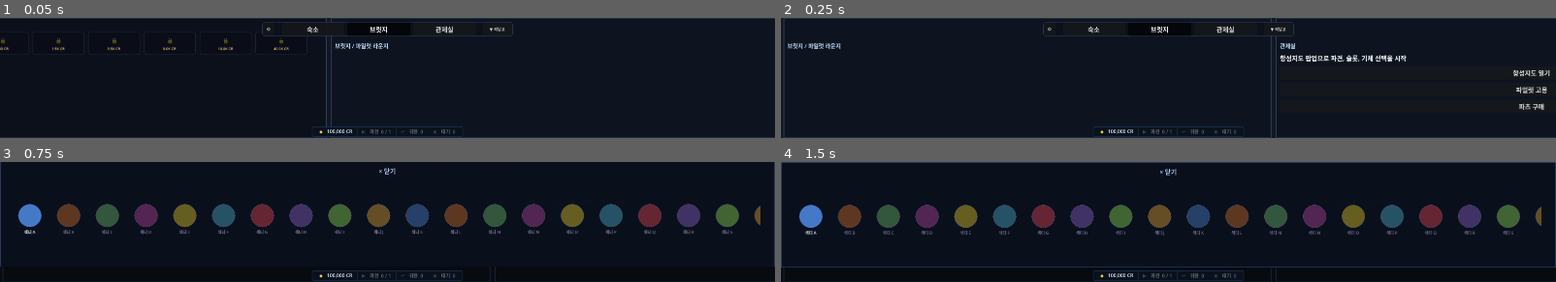
Above: before the commit, frames 1-4 (two rows, left to right).
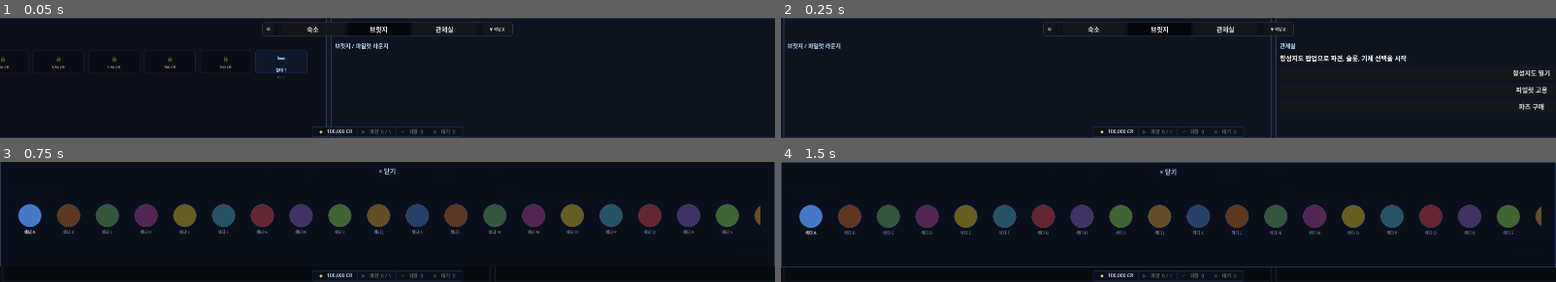
Above: after the commit, the same moments.

Repository: havergooday/dockclicker
Game: Godot game, scene res://scenes/main/main.tscn
The game is run twice, just before and just after one commit, with the same random seed, the same clock (stepped at 60 frames per second) and the same inputs.
Inputs:
- Up to frame 1 (0.05 s): no input
- Up to frame 2 (0.25 s): no input
- Up to frame 3 (0.75 s): click "항성지도 열기" at 0.5 s
- Up to frame 4 (1.5 s): click "파일럿 고용" at 1.25 s

The runs differ from the first frame. In frame 1, 0.8% of the frame differs, in the area x 0-40%, y 12-51%; in frame 2, nothing differs; in frame 3, nothing differs; in frame 4, nothing differs.

Commit message:
fix: 숙소 침대 위치 하향 + 우→좌 정렬, 침대 팝업 viewport 중앙 정렬
- quarters_zone: ROW_Y 34→80, 침대 우측(0번)→좌측(N번) 정렬
- bed_detail_popup: pilot_detail_popup과 동일한 viewport 기준
  중앙 정렬(660px), 3파일럿 카드 상세정보 동시 표시

Co-Authored-By: Claude Sonnet 4.6 <noreply@anthropic.com>

Diff:
--- a/scripts/ui/bed_detail_popup.gd
+++ b/scripts/ui/bed_detail_popup.gd
@@ -1,12 +1,11 @@
 extends Control
 
-# 침대 클릭 → 3파일럿 동시 표시 팝업 (항성지도 패턴)
-
 signal pilot_detail_requested(pilot_id: String, bed_idx: int, slot_idx: int)
 
-const POPUP_HEIGHT  := 220.0
+const POPUP_W       := 660.0   # 파일럿 3명 카드 나란히
+const POPUP_HEIGHT  := 280.0
+const ANIM_DURATION := 0.20
 const SLOTS_PER_BED := 3
-const ANIM_DURATION := 0.20
 
 var _main_panel: PanelContainer = null
 var _content_vb: VBoxContainer  = null
@@ -21,9 +20,10 @@
 
 
 func _build_ui() -> void:
+	# 딤 — pilot_detail_popup과 동일
 	var overlay := ColorRect.new()
 	overlay.set_anchors_preset(Control.PRESET_FULL_RECT)
-	overlay.color = Color(0, 0, 0, 0.40)
+	overlay.color = Color(0, 0, 0, 0.46)
 	overlay.mouse_filter = Control.MOUSE_FILTER_STOP
 	overlay.gui_input.connect(func(ev: InputEvent):
 		if ev is InputEventMouseButton and ev.button_index == MOUSE_BUTTON_LEFT and ev.pressed:
@@ -31,13 +31,15 @@
 	)
 	add_child(overlay)
 
+	# 패널 — pilot_detail_popup과 동일한 viewport 기준 중앙 정렬
+	var vp_w := get_viewport_rect().size.x
 	_main_panel = PanelContainer.new()
 	_main_panel.anchor_left   = 0.0
 	_main_panel.anchor_top    = 0.0
-	_main_panel.anchor_right  = 1.0
+	_main_panel.anchor_right  = 0.0
 	_main_panel.anchor_bottom = 0.0
-	_main_panel.offset_left   = 0.0
-	_main_panel.offset_right  = 0.0
+	_main_panel.offset_left   = (vp_w - POPUP_W) * 0.5
+	_main_panel.offset_right  = (vp_w + POPUP_W) * 0.5
 	_main_panel.offset_top    = -POPUP_HEIGHT
 	_main_panel.offset_bottom = 0.0
 	var sty := StyleBoxFlat.new()
@@ -45,13 +47,13 @@
 	sty.border_color = Color(0.28, 0.40, 0.62, 0.96)
 	sty.set_border_width_all(1)
 	sty.content_margin_left = 16; sty.content_margin_right  = 16
-	sty.content_margin_top  = 10; sty.content_margin_bottom = 12
+	sty.content_margin_top  = 12; sty.content_margin_bottom = 14
 	_main_panel.add_theme_stylebox_override("panel", sty)
 	add_child(_main_panel)
 
 	_content_vb = VBoxContainer.new()
 	_content_vb.set_anchors_and_offsets_preset(Control.PRESET_FULL_RECT)
-	_content_vb.add_theme_constant_override("separation", 8)
+	_content_vb.add_theme_constant_override("separation", 10)
 	_content_vb.mouse_filter = Control.MOUSE_FILTER_IGNORE
 	_main_panel.add_child(_content_vb)
 
@@ -90,7 +92,7 @@
 	var bed: Dictionary = GameState.quarters_beds[_bed_idx]
 	var slots: Array    = bed.get("slots", ["", "", ""])
 
-	# 헤더
+	# 헤더 (pilot_detail_popup과 동일 스타일)
 	var hdr := HBoxContainer.new()
 	hdr.add_theme_constant_override("separation", 8)
 	hdr.mouse_filter = Control.MOUSE_FILTER_IGNORE
@@ -98,8 +100,8 @@
 
 	var title := Label.new()
 	title.text = "침대 %d" % (_bed_idx + 1)
-	title.add_theme_font_size_override("font_size", 14)
-	title.modulate = Color(0.80, 0.90, 1.0)
+	title.add_theme_font_size_override("font_size", 16)
+	title.modulate = Color(0.90, 0.94, 1.0)
 	title.size_flags_horizontal = Control.SIZE_EXPAND_FILL
 	title.mouse_filter = Control.MOUSE_FILTER_IGNORE
 	hdr.add_child(title)
@@ -119,7 +121,7 @@
 	var cards_hb := HBoxContainer.new()
 	cards_hb.size_flags_horizontal = Control.SIZE_EXPAND_FILL
 	cards_hb.size_flags_vertical   = Control.SIZE_EXPAND_FILL
-	cards_hb.add_theme_constant_override("separation", 12)
+	cards_hb.add_theme_constant_override("separation", 10)
 	cards_hb.mouse_filter = Control.MOUSE_FILTER_IGNORE
 	_content_vb.add_child(cards_hb)
 
@@ -146,9 +148,8 @@
 		else Control.CURSOR_ARROW
 
 	var sty := _card_sty(border_col, false)
-	var hov := _card_sty(border_col, true)
 	card.add_theme_stylebox_override("normal",  sty)
-	card.add_theme_stylebox_override("hover",   hov if occupied else sty)
+	card.add_theme_stylebox_override("hover",   _card_sty(border_col, true) if occupied else sty)
 	card.add_theme_stylebox_override("pressed", sty)
 	card.add_theme_stylebox_override("focus",   sty)
 
@@ -164,18 +165,19 @@
 	if occupied:
 		var pcol := Color.html(str(pilot.get("portrait_color", "#4499DD")))
 
+		# 초상화 (pilot_detail_popup과 동일 스타일)
 		var portrait := Panel.new()
 		portrait.custom_minimum_size = Vector2(56, 56)
 		portrait.size_flags_horizontal = Control.SIZE_SHRINK_CENTER
 		portrait.mouse_filter = Control.MOUSE_FILTER_IGNORE
 		var ps := StyleBoxFlat.new()
-		ps.bg_color = pcol.darkened(0.55); ps.border_color = pcol.darkened(0.20)
-		ps.set_border_width_all(2); ps.set_corner_radius_all(8)
+		ps.bg_color = pcol.darkened(0.55); ps.border_color = pcol.darkened(0.15)
+		ps.set_border_width_all(2); ps.set_corner_radius_all(5)
 		portrait.add_theme_stylebox_override("panel", ps)
 		var init_lbl := Label.new()
 		init_lbl.text = str(pilot.get("name", "?")).substr(0, 1)
-		init_lbl.add_theme_font_size_override("font_size", 22)
-		init_lbl.modulate = pcol.lightened(0.25)
+		init_lbl.add_theme_font_size_override("font_size", 24)
+		init_lbl.modulate = pcol.lightened(0.30)
 		init_lbl.set_anchors_and_offsets_preset(Control.PRESET_FULL_RECT)
 		init_lbl.horizontal_alignment = HORIZONTAL_ALIGNMENT_CENTER
 		init_lbl.vertical_alignment   = VERTICAL_ALIGNMENT_CENTER
@@ -183,47 +185,55 @@
 		portrait.add_child(init_lbl)
 		inner.add_child(portrait)
 
-		var name_lbl := Label.new()
-		name_lbl.text = str(pilot.get("name", ""))
-		name_lbl.add_theme_font_size_override("font_size", 11)
-		name_lbl.horizontal_alignment = HORIZONTAL_ALIGNMENT_CENTER
-		name_lbl.modulate = Color(0.88, 0.93, 1.0)
-		name_lbl.mouse_filter = Control.MOUSE_FILTER_IGNORE
-		inner.add_child(name_lbl)
-
-		var tier_lbl := Label.new()
-		tier_lbl.text = "T%d" % int(pilot.get("tier", 1))
-		tier_lbl.add_theme_font_size_override("font_size", 9)
-		tier_lbl.horizontal_alignment = HORIZONTAL_ALIGNMENT_CENTER
-		tier_lbl.modulate = Color(0.55, 0.68, 0.88)
-		tier_lbl.mouse_filter = Control.MOUSE_FILTER_IGNORE
-		inner.add_child(tier_lbl)
-
-		var status_lbl := Label.new()
-		status_lbl.text = "파견 중" if is_mission else "대기"
-		status_lbl.add_theme_font_size_override("font_size", 9)
-		status_lbl.horizontal_alignment = HORIZONTAL_ALIGNMENT_CENTER
-		status_lbl.modulate = Color(0.55, 0.78, 1.0) if is_mission else Color(0.38, 1.0, 0.55)
-		status_lbl.mouse_filter = Control.MOUSE_FILTER_IGNORE
-		inner.add_child(status_lbl)
+		_add_lbl(inner, str(pilot.get("name", "")), 11, Color(0.88, 0.93, 1.0))
+		_add_lbl(inner, "T%d 파일럿" % int(pilot.get("tier", 1)), 9, Color(0.55, 0.68, 0.88))
+
+		var status_col := Color(0.55, 0.78, 1.0) if is_mission else Color(0.38, 1.0, 0.55)
+		_add_lbl(inner, "파견 중" if is_mission else "대기 중", 9, status_col)
+
+		var bay_idx := _find_assigned_bay(pilot_id)
+		if bay_idx >= 0:
+			_add_lbl(inner, "BAY %02d" % (bay_idx + 1), 9, Color(0.68, 0.75, 0.90))
+
+		var bonus_type: String = str(pilot.get("bonus_type", "none"))
+		if bonus_type != "none":
+			_add_lbl(inner, _bonus_label(bonus_type, int(pilot.get("bonus_value", 0))),
+				9, Color(0.50, 0.95, 0.68))
 
 		var cap_pid := pilot_id; var cap_s := slot_idx; var cap_b := _bed_idx
 		card.pressed.connect(func():
 			pilot_detail_requested.emit(cap_pid, cap_b, cap_s)
 		)
 	else:
-		var empty_lbl := Label.new()
-		empty_lbl.text = "비어있음"
-		empty_lbl.add_theme_font_size_override("font_size", 10)
-		empty_lbl.modulate = Color(0.28, 0.34, 0.46)
-		empty_lbl.set_anchors_and_offsets_preset(Control.PRESET_FULL_RECT)
-		empty_lbl.horizontal_alignment = HORIZONTAL_ALIGNMENT_CENTER
-		empty_lbl.vertical_alignment   = VERTICAL_ALIGNMENT_CENTER
-		empty_lbl.mouse_filter = Control.MOUSE_FILTER_IGNORE
-		card.add_child(empty_lbl)
+		_add_lbl(inner, "비어있음", 10, Color(0.28, 0.34, 0.46))
 
 	return card
 
+
+# ── 헬퍼 ──────────────────────────────────────────────────────
+
+func _find_assigned_bay(pilot_id: String) -> int:
+	for i in GameState.auto_slots.size():
+		var s: DispatchManager.AutoSlot = GameState.auto_slots[i]
+		if s.assigned_pilot_id == pilot_id or s.pilot_id == pilot_id:
+			return i
+	return -1
+
+func _bonus_label(btype: String, bval: int) -> String:
+	match btype:
+		"credits_pct":       return "수익 +%d%%" % bval
+		"dispatch_time_pct": return "파견 -%d%%" % bval
+		"return_time_pct":   return "복귀 -%d%%" % bval
+	return btype
+
+func _add_lbl(parent: Control, text: String, size: int, col: Color) -> void:
+	var lbl := Label.new()
+	lbl.text = text
+	lbl.add_theme_font_size_override("font_size", size)
+	lbl.modulate = col
+	lbl.horizontal_alignment = HORIZONTAL_ALIGNMENT_CENTER
+	lbl.mouse_filter = Control.MOUSE_FILTER_IGNORE
+	parent.add_child(lbl)
 
 func _card_sty(col: Color, hover: bool) -> StyleBoxFlat:
 	var s := StyleBoxFlat.new()
--- a/scripts/ui/quarters_zone.gd
+++ b/scripts/ui/quarters_zone.gd
@@ -8,7 +8,7 @@
 const ICON_H   := 58   # 낮은 가로형
 const ICON_GAP := 10   # 침대 간격
 const ZONE_W   := 1200
-const ROW_Y    := 34   # 상단에서의 Y 위치 (제목 아래)
+const ROW_Y    := 80   # 상단에서의 Y 위치
 
 var _needs_rebuild: bool = false
 
@@ -58,8 +58,9 @@
 	var total_w := n * ICON_W + (n - 1) * ICON_GAP
 	var start_x := float(ZONE_W - total_w) / 2.0   # 수평 중앙 정렬
 
+	# 우측(침대0) → 좌측(침대N) 정렬: 인덱스 역순으로 x 배치
 	for i in n:
-		var bx: float = start_x + float(i) * float(ICON_W + ICON_GAP)
+		var bx: float = start_x + float(n - 1 - i) * float(ICON_W + ICON_GAP)
 		add_child(_make_bed_icon(i, beds[i], bx, float(ROW_Y)))
 
 
